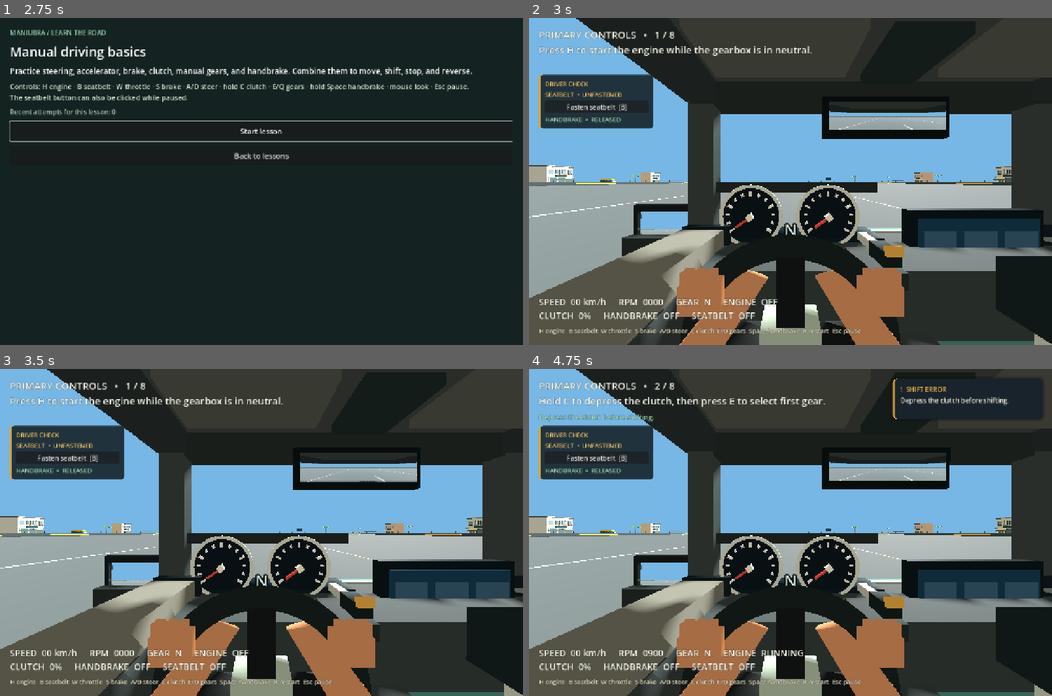
Above: before the commit, frames 1-4 (two rows, left to right).
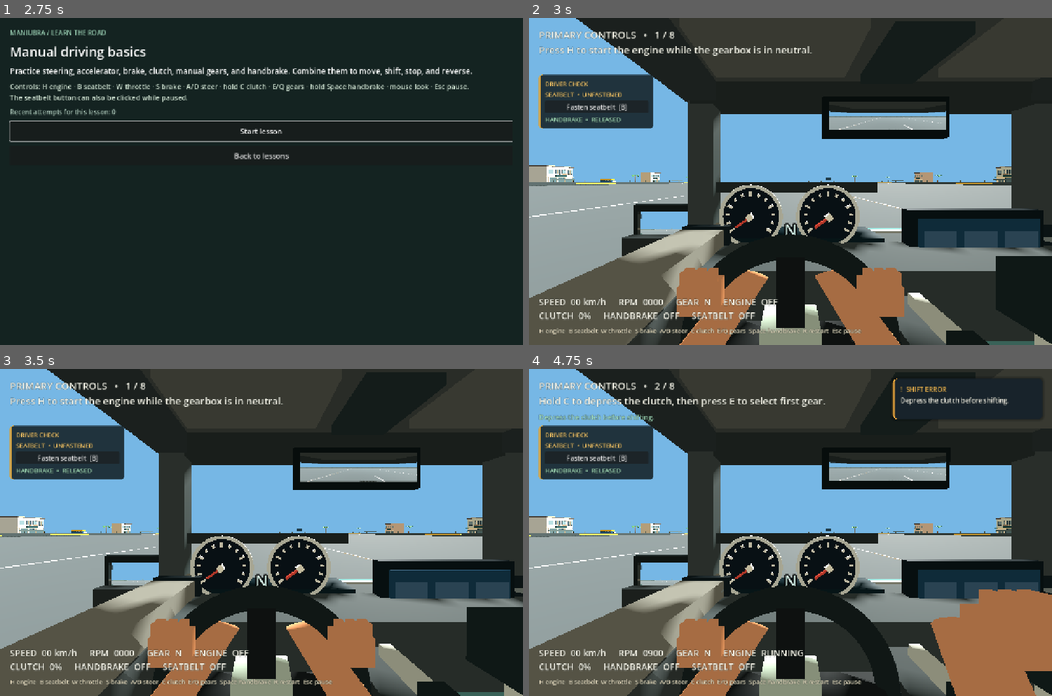
Above: after the commit, the same moments.

Repository: IamDalemark/maniubra-prototype
Game: Godot game, scene res://scenes/app.tscn
The game is run twice, just before and just after one commit, with the same random seed, the same clock (stepped at 60 frames per second) and the same inputs. Sound files missing from this copy of the repository are replaced by a short silence.
Inputs (mouse positions are in pixels of both pictures, inside the frame that each line leads up to):
- Up to frame 1 (2.75 s): click "Courses" at 0.5 s; click (135, 132) at 1.27 s; click (135, 129) at 2 s
- Up to frame 2 (3 s): click "Start lesson" at 2.75 s
- Up to frame 3 (3.5 s): no input
- Up to frame 4 (4.75 s): click "Fasten seatbelt [B]" at 3.5 s; tap H (drive_ignition) at 4.25 s; move the mouse to (816, 532) at 4.27 s; hold E (drive_gear_up) from 4.28 s (still down); tap B (drive_seatbelt) at 4.35 s; click (816, 532) at 4.42 s

Frame 1 is identical in both runs. In frame 2, 1.8% of the frame differs, in the area x 60-88%, y 65-100%; in frame 3, 1.8%; in frame 4, 11%, in the area x 54-100%, y 65-100%.

Commit message:
Move handbrake beside wheel and animate control reaches

Diff:
--- a/scripts/sedan.gd
+++ b/scripts/sedan.gd
@@ -28,6 +28,9 @@
 var _left_arm: MeshInstance3D
 var _right_arm: MeshInstance3D
 var _gear_hand_timer := 0.0
+var _handbrake_hand_timer := 0.0
+var _seatbelt_hand_timer := 0.0
+var _last_handbrake_applied := false
 var audio_level := 0.8
 var _engine_audio: AudioStreamPlayer
 var _road_audio: AudioStreamPlayer
@@ -51,7 +54,7 @@
 		_road_audio.stop()
 
 
-func _process(_delta: float) -> void:
+func _process(delta: float) -> void:
 	# VehicleBody3D advances after physics callbacks. Follow its final transform
 	# just before rendering so the cockpit and eye remain in the same frame.
 	_update_camera()
@@ -59,6 +62,8 @@
 	for index in _side_cameras.size():
 		var side: float = -1.0 if index == 0 else 1.0
 		_side_cameras[index].global_transform = global_transform * Transform3D(Basis(Vector3.UP, -side * 0.72), Vector3(side * 1.0, 1.21, 0.69))
+	if not driving_enabled:
+		_update_hands(delta)
 
 
 func _physics_process(delta: float) -> void:
@@ -67,6 +72,9 @@
 		brake = 36.0
 		return
 	controls.update(delta)
+	if controls.handbrake != _last_handbrake_applied:
+		_handbrake_hand_timer = 0.72
+		_last_handbrake_applied = controls.handbrake
 	if Input.is_action_just_pressed("drive_ignition"):
 		_toggle_ignition()
 	if Input.is_action_just_pressed("drive_seatbelt"):
@@ -132,6 +140,7 @@
 
 func toggle_seatbelt() -> void:
 	seatbelt_fastened = not seatbelt_fastened
+	_seatbelt_hand_timer = 0.58
 	seatbelt_changed.emit(seatbelt_fastened)
 
 
@@ -280,11 +289,11 @@
 	_box(_steering_visual, Vector3(0.13, 0.13, 0.10), Vector3.ZERO, Color("a2b7ae"), 0.4)
 	_lever = _box(self, Vector3(0.055, 0.34, 0.055), Vector3(-0.09, 1.06, -0.02), Color("b6c2bd"), 0.35)
 	_box(_lever, Vector3(0.13, 0.11, 0.13), Vector3(0, 0.18, 0), Color("182326"), 0.85)
-	# Parking brake sits beside the driver's right hand on the side console.
-	_box(self, Vector3(0.12, 0.05, 0.25), Vector3(0.12, 1.16, 0.34), Color("222b2d"), 0.8)
+	# A short lever sits beside the wheel, low enough to keep the gauges clear.
+	_box(self, Vector3(0.12, 0.05, 0.25), Vector3(0.08, 1.07, 0.14), Color("222b2d"), 0.8)
 	_handbrake_lever = Node3D.new()
 	_handbrake_lever.name = "HandbrakeLever"
-	_handbrake_lever.position = Vector3(0.12, 1.21, 0.43)
+	_handbrake_lever.position = Vector3(0.08, 1.12, 0.14)
 	add_child(_handbrake_lever)
 	_box(_handbrake_lever, Vector3(0.03, 0.03, 0.21), Vector3(0, 0.025, -0.09), Color("a9b4af"), 0.36)
 	_box(_handbrake_lever, Vector3(0.05, 0.045, 0.11), Vector3(0, 0.025, -0.19), Color("172124"), 0.82)
@@ -339,15 +348,28 @@
 
 
 func _update_hands(delta: float) -> void:
-	_gear_hand_timer = maxf(_gear_hand_timer - delta, 0.0)
+	# Only the highest-priority reach advances. Other requested reaches wait.
+	if _gear_hand_timer > 0.0:
+		_gear_hand_timer = maxf(_gear_hand_timer - delta, 0.0)
+	elif _handbrake_hand_timer > 0.0:
+		_handbrake_hand_timer = maxf(_handbrake_hand_timer - delta, 0.0)
+	elif _seatbelt_hand_timer > 0.0:
+		_seatbelt_hand_timer = maxf(_seatbelt_hand_timer - delta, 0.0)
 	var left_grip := _steering_visual.position + _steering_visual.basis * Vector3(0.18, 0.15, -0.065)
 	var right_grip := _steering_visual.position + _steering_visual.basis * Vector3(-0.18, 0.15, -0.065)
 	var shift_reach: float = sin((1.0 - _gear_hand_timer / 0.65) * PI) if _gear_hand_timer > 0.0 else 0.0
+	var brake_reach: float = sin((1.0 - _handbrake_hand_timer / 0.72) * PI) if _gear_hand_timer <= 0.0 and _handbrake_hand_timer > 0.0 else 0.0
+	var belt_reach: float = sin((1.0 - _seatbelt_hand_timer / 0.58) * PI) if _gear_hand_timer <= 0.0 and _handbrake_hand_timer <= 0.0 and _seatbelt_hand_timer > 0.0 else 0.0
+	var handbrake_grip := _handbrake_lever.position + _handbrake_lever.basis * Vector3(0.0, 0.055, -0.20)
 	var right_target := right_grip.lerp(_lever.position + Vector3(0.0, 0.21, -0.02), shift_reach)
+	if brake_reach > 0.0:
+		right_target = right_grip.lerp(handbrake_grip, brake_reach)
+	elif belt_reach > 0.0:
+		right_target = right_grip.lerp(Vector3(0.12, 1.34, -0.16), belt_reach)
 	_left_hand.position = left_grip
 	_right_hand.position = right_target
 	_left_hand.rotation.z = _steering_visual.rotation.z
-	_right_hand.rotation.z = lerpf(_steering_visual.rotation.z, 0.0, shift_reach)
+	_right_hand.rotation.z = lerpf(_steering_visual.rotation.z, 0.0, maxf(shift_reach, maxf(brake_reach, belt_reach)))
 	_pose_arm(_left_arm, Vector3(0.78, 0.78, -0.18), left_grip)
 	_pose_arm(_right_arm, Vector3(0.04, 0.78, -0.18), right_target)
 
--- a/tests/primary_controls_flow.gd
+++ b/tests/primary_controls_flow.gd
@@ -67,13 +67,21 @@
 	assert(not car.gearbox.engine_running and not car._engine_audio.playing)
 	assert(not car.seatbelt_fastened)
 	assert(session._seatbelt_status.text.contains("UNFASTENED"))
+	var right_on_wheel: Vector3 = car._right_hand.position
 	await shift("drive_seatbelt")
 	assert(car.seatbelt_fastened and session._seatbelt_status.text.contains("FASTENED"))
+	assert(car._seatbelt_hand_timer > 0.0)
+	await frames(14)
+	assert(car._right_hand.position.distance_to(right_on_wheel) > 0.06)
 	session._set_paused(true)
 	await process_frame
 	assert(Input.mouse_mode == Input.MOUSE_MODE_VISIBLE)
 	await click_button(session._seatbelt_button)
 	assert(not car.seatbelt_fastened)
+	assert(car._seatbelt_hand_timer > 0.0)
+	var paused_reach_time: float = car._seatbelt_hand_timer
+	await frames(4)
+	assert(car._seatbelt_hand_timer < paused_reach_time)
 	await click_button(session._seatbelt_button)
 	assert(car.seatbelt_fastened)
 	session._set_paused(false)
@@ -137,6 +145,9 @@
 	assert(await reach_step(session, 6, 480))
 	Input.action_press("drive_handbrake")
 	assert(await reach_step(session, 7, 60))
+	assert(car._handbrake_hand_timer > 0.0)
+	await frames(8)
+	assert(car._right_hand.position.distance_to(right_on_wheel) > 0.08)
 	await frames(10)
 	assert(session._handbrake_status.text.contains("APPLIED"))
 	assert(car._handbrake_lever.rotation.x > 0.3)
Binary file changed: docs/screenshots/driver_check_applied.png
Binary file changed: docs/screenshots/driver_check_released.png
Not shown, changed: PROTOTYPE_PLAN.md
Not shown, changed: README.md
Not shown, changed: assets/ASSET_REGISTER.md
Not shown, changed: docs/AGENT_IMPLEMENTATION.md
Not shown, changed: docs/ARCHITECTURE.md
